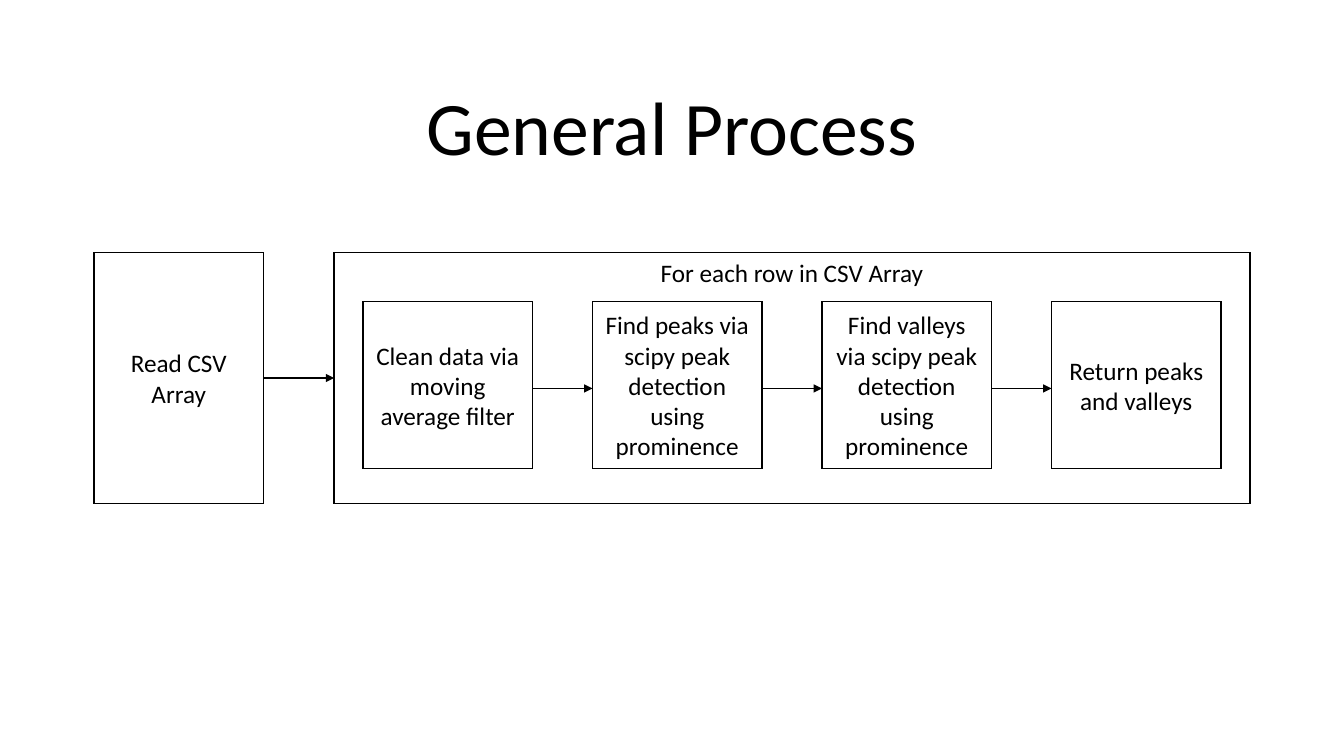
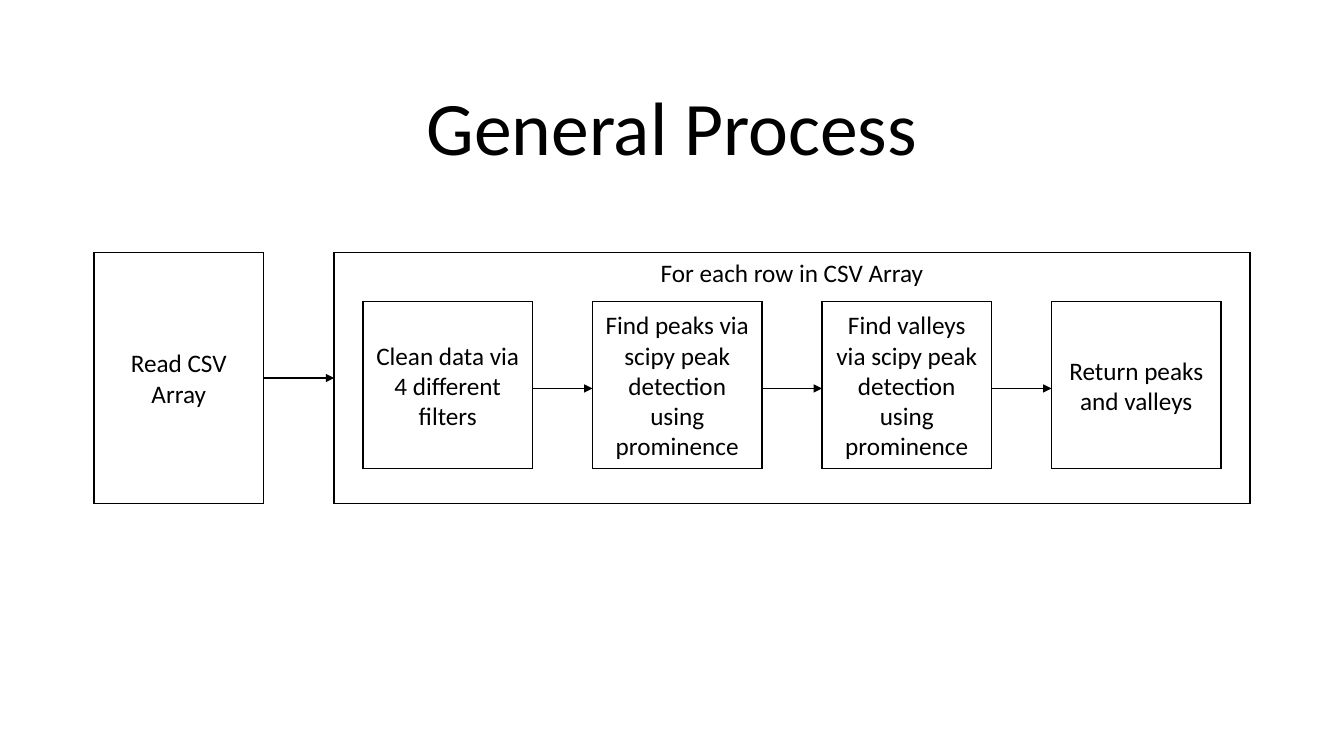
Before and after one commit to thesixtium/AFM_Peak_Detection, a slide deck: slide 2 of Peak Detection Information Slides.pptx. Drawn at 1344x756 pixels with LibreOffice and Linux fonts; fonts in the diff are those of the drawing. Boxes give left, top, right and bottom in pixels: in the first picture for what was removed or moved away, otherwise in the second. Text is boxed around its words. In the diff, an @@ line names an element or a change of style, - is before the commit and + after.

```diff
--- a/Peak Detection Information Slides.pptx
+++ b/Peak Detection Information Slides.pptx
@@ text in rectangle at (376, 347, 519, 426): text changed @@
-Clean data via moving average filter
+Clean data via 4 different filters
```
Also in this commit, not shown: 5 other slides changed, 7 slides added.
